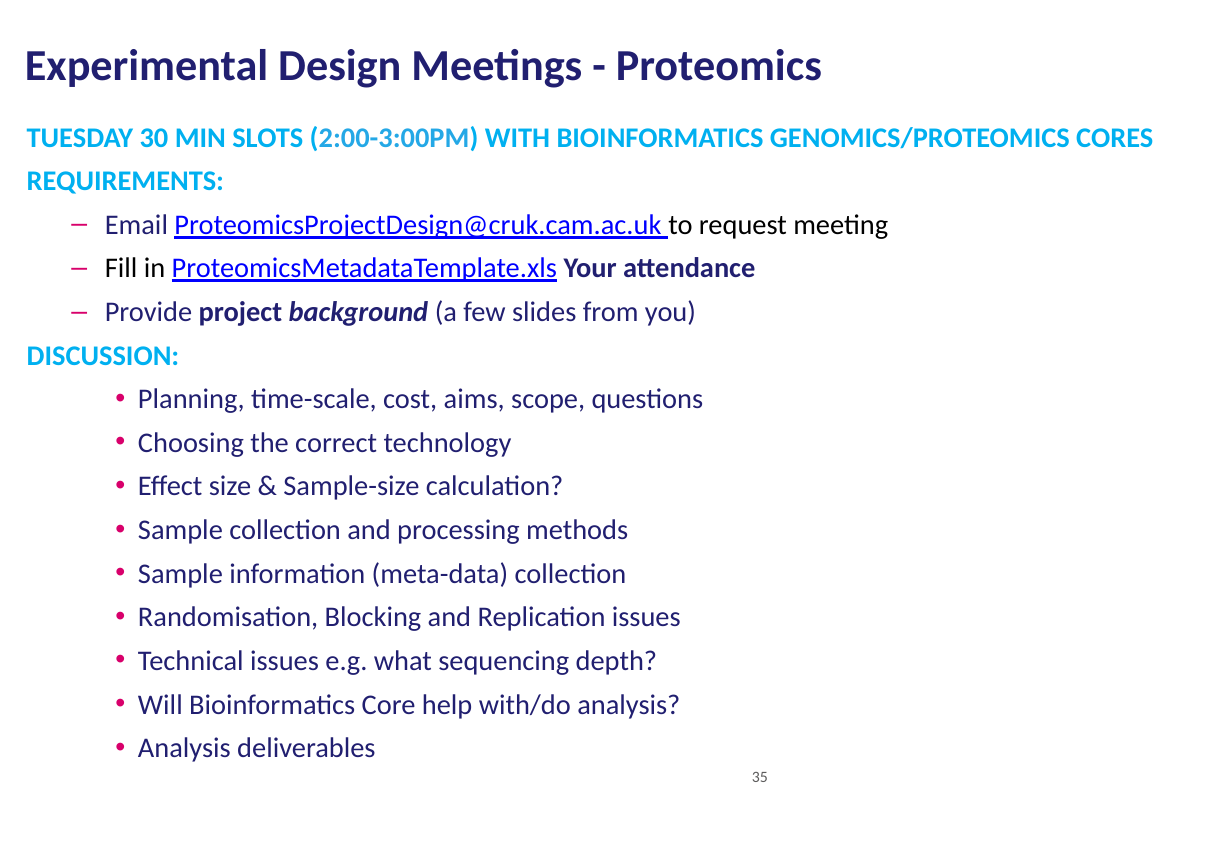
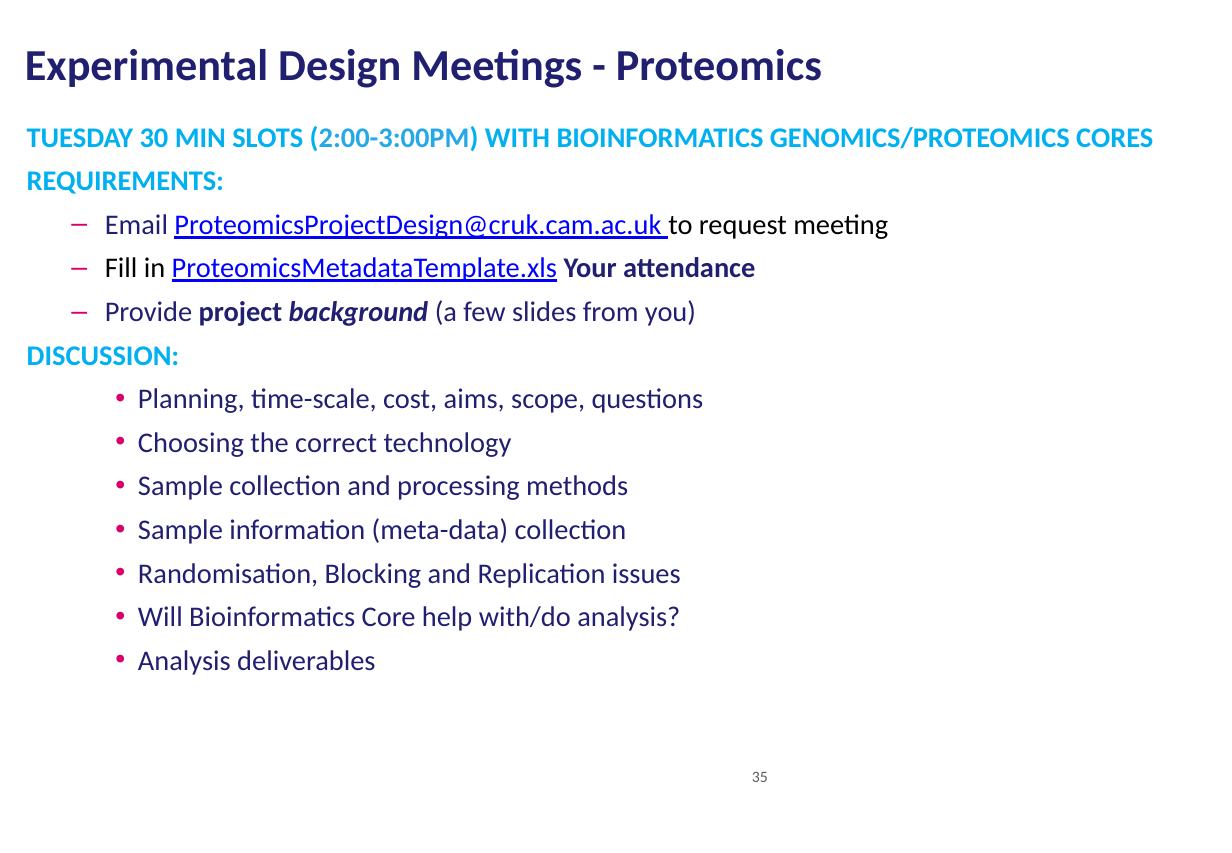
Before and after one commit to bioinformatics-core-shared-training/experimental-design, a slide deck: slide 35 of ExperimentalDesignCourseSlides2018.pptx. Drawn at 1232x853 pixels with LibreOffice and Linux fonts; fonts in the diff are those of the drawing; background and template pictures are left out. Boxes give left, top, right and bottom in pixels: in the first picture for what was removed or moved away, otherwise in the second. Text is boxed around its words. In the diff, an @@ line names an element or a change of style, - is before the commit and + after.

```diff
--- a/ExperimentalDesignCourseSlides2018.pptx
+++ b/ExperimentalDesignCourseSlides2018.pptx
@@ text at (x1=138, y1=475, x2=564, y2=500): paragraph removed @@
-    • Effect size & Sample-size calculation?
@@ text at (x1=138, y1=650, x2=657, y2=675): paragraph removed @@
-    • Technical issues e.g. what sequencing depth?
```
Also in this commit, not shown: 1 other slide changed, 2 other files.
